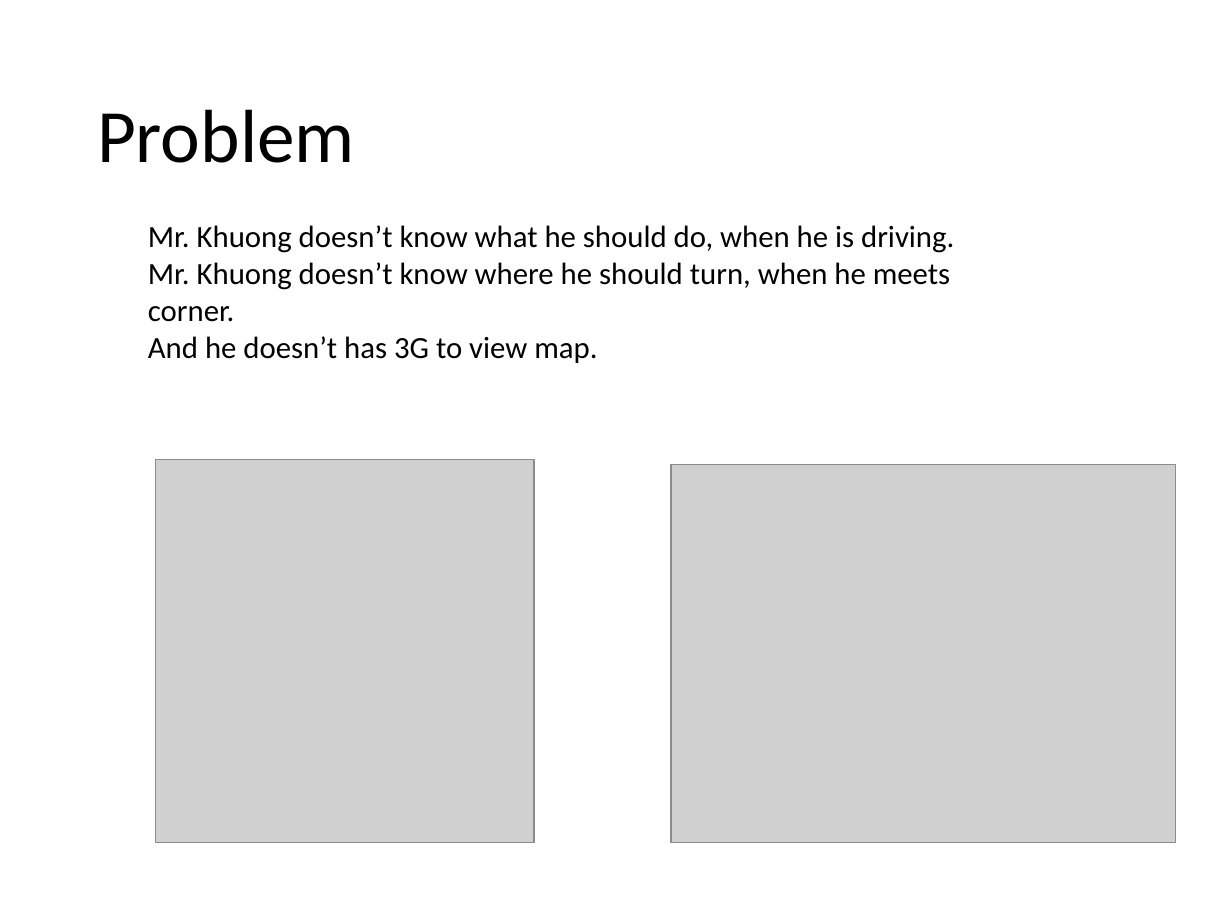
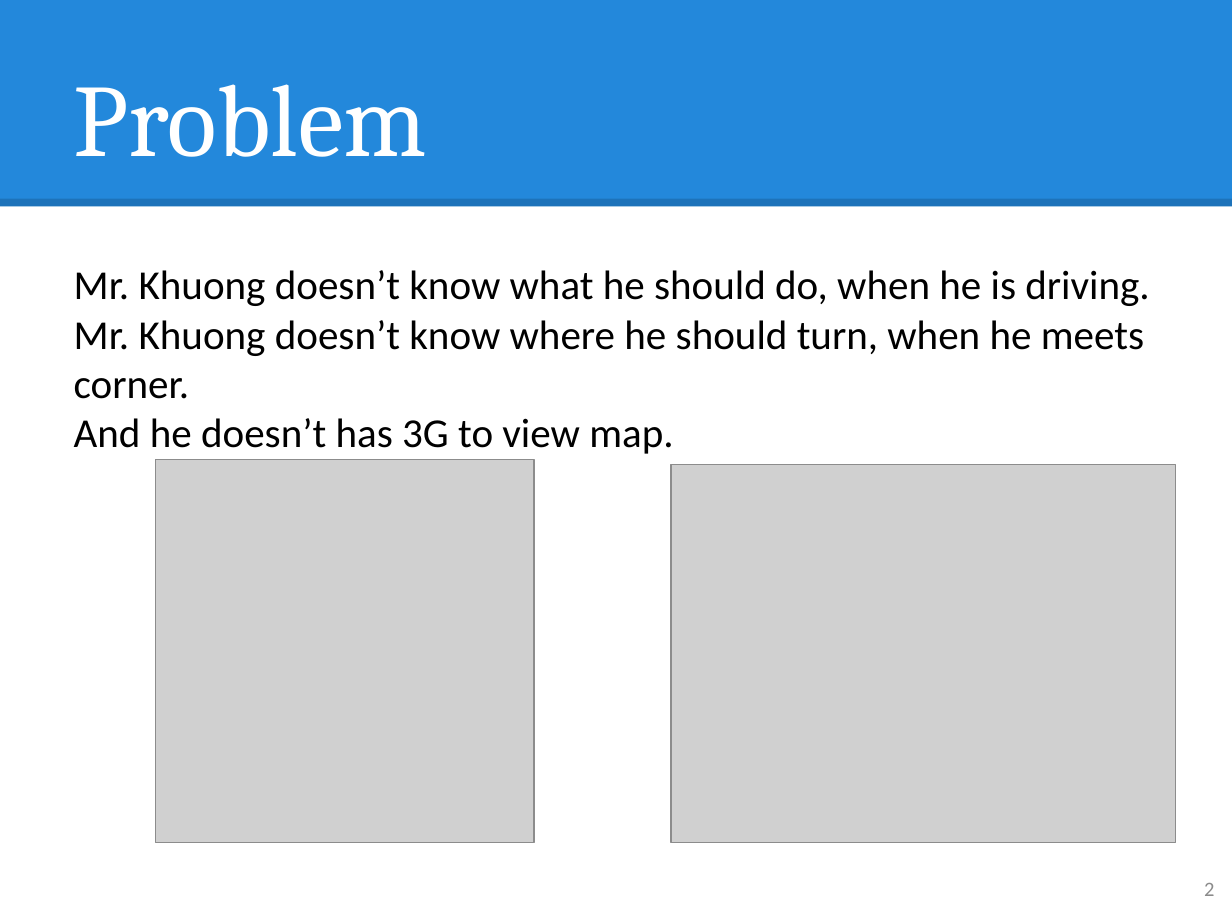
Before and after one commit to hqt/street-router, a slide deck: slide 2 of Document/presentation/nam/notify right route.pptx. Drawn at 1232x924 pixels with LibreOffice and Linux fonts; fonts in the diff are those of the drawing; grey boxes stand for pictures. Boxes give left, top, right and bottom in pixels: in the first picture for what was removed or moved away, otherwise in the second. Text is boxed around its words. In the diff, an @@ line names an element or a change of style, - is before the commit and + after.

```diff
--- a/Document/presentation/nam/notify right route.pptx
+++ b/Document/presentation/nam/notify right route.pptx
@@ rectangle added at bbox=[0, 0, 1232, 207], fill #2388DB @@
@@ title "Problem": place and size @@
-title "Problem" at bbox=[97, 109, 355, 163]
+title "Problem" at bbox=[74, 84, 427, 157]
@@ title "Problem" at bbox=[74, 84, 427, 157]: size 44 to 60 pt, font Calibri to Cambria, text colour #000000 to #FFFFFF; vertical alignment middle to bottom @@
@@ line added from (0, 202) to (1232, 202), #000000 4.5 pt @@
@@ text "Mr. Khuong doesn’t know what ...": place and size @@
-text "Mr. Khuong doesn’t know what ..." at bbox=[148, 225, 954, 363]
+text "Mr. Khuong doesn’t know what ..." at bbox=[74, 270, 1149, 454]
@@ text "Mr. Khuong doesn’t know what ..." at bbox=[74, 270, 1149, 454]: size 18 to 24 pt @@
@@ page number added at bbox=[1204, 883, 1214, 896], 12 pt, text #8C8C8C @@
+2
```
Also in this commit, not shown: 3 other slides changed, 2 slides added, 1 slide removed.
